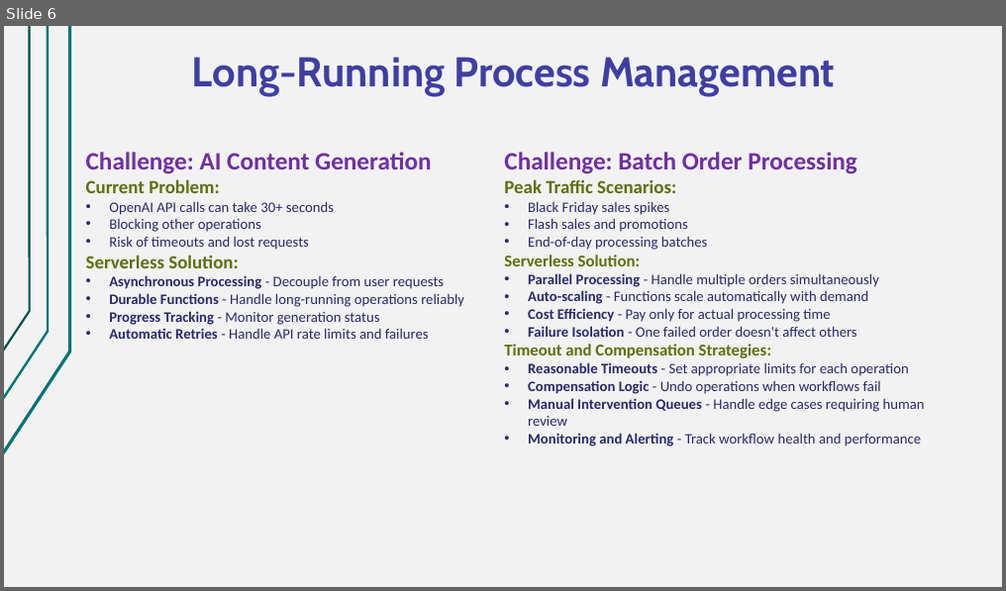
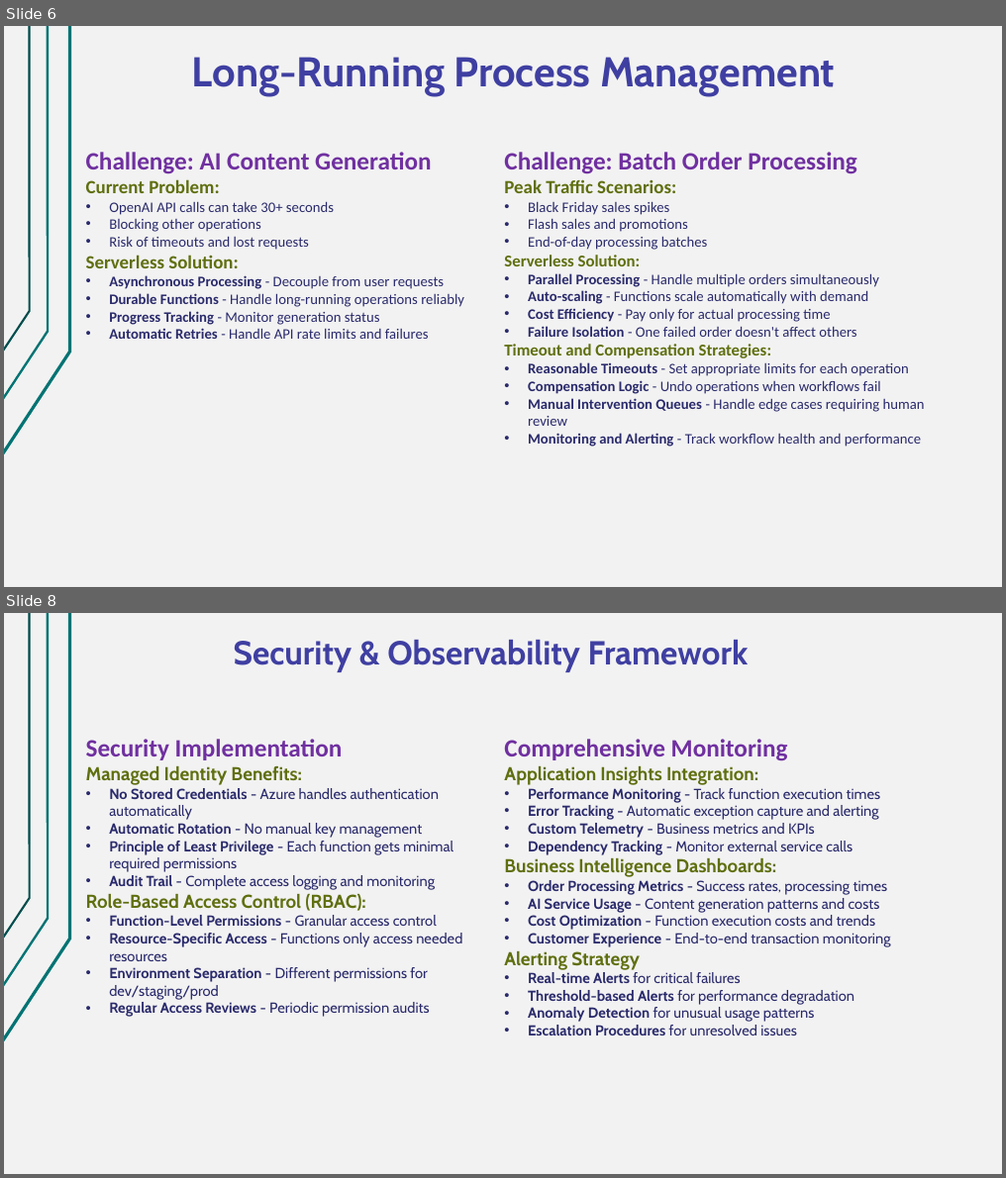
Before and after one commit to Nikolai-Semko/CST8917_Final_Oral_Exam, a slide deck: CST8917_Final_Oral_Exam_Presentation.pptx. Shown one above the other, each under a label of ours: slide 6 before the commit, slides 6 and 8 after it; the slides between them are not shown. The pictures are 1006x591 and 1006x1178 pixels, drawn with LibreOffice and Linux fonts; fonts in the diff are those of the drawing. Boxes give left, top, right and bottom in pixels: in the first picture for what was removed or moved away, otherwise in the second. Text is boxed around its words. In the diff, an @@ line names an element or a change of style, - is before the commit and + after.

```diff
--- a/CST8917_Final_Oral_Exam_Presentation.pptx
+++ b/CST8917_Final_Oral_Exam_Presentation.pptx
@@ slide 8 added at (4,613,1002,1174), background #F2F2F2; not listed: 3 template elements that a slide beside it also shows @@
@@ text added at (234,640,748,672), 32 pt, text #3F3FA2, bold @@
+Security & Observability Framework
@@ text added at (86,739,462,1017), 14 pt, text #2A2A6C @@
+Security Implementation
+Managed Identity Benefits:
+• No Stored Credentials - Azure handles authentication automatically
+• Automatic Rotation - No manual key management
+• Principle of Least Privilege - Each function gets minimal required permissions
+• Audit Trail - Complete access logging and monitoring
+Role-Based Access Control (RBAC):
+• Function-Level Permissions - Granular access control
+• Resource-Specific Access - Functions only access needed resources
+• Environment Separation - Different permissions for dev/staging/prod
+• Regular Access Reviews - Periodic permission audits
@@ text added at (504,739,891,1036), 14 pt, text #2A2A6C @@
+Comprehensive Monitoring
+Application Insights Integration:
+• Performance Monitoring - Track function execution times
+• Error Tracking - Automatic exception capture and alerting
+• Custom Telemetry - Business metrics and KPIs
+• Dependency Tracking - Monitor external service calls
+Business Intelligence Dashboards:
+• Order Processing Metrics - Success rates, processing times
+• AI Service Usage - Content generation patterns and costs
+• Cost Optimization - Function execution costs and trends
+• Customer Experience - End-to-end transaction monitoring
+Alerting Strategy
+• Real-time Alerts for critical failures
+• Threshold-based Alerts for performance degradation
+• Anomaly Detection for unusual usage patterns
+• Escalation Procedures for unresolved issues
```
Also in this commit, not shown: 5 other slides added, 5 slides removed, 1 other file.
